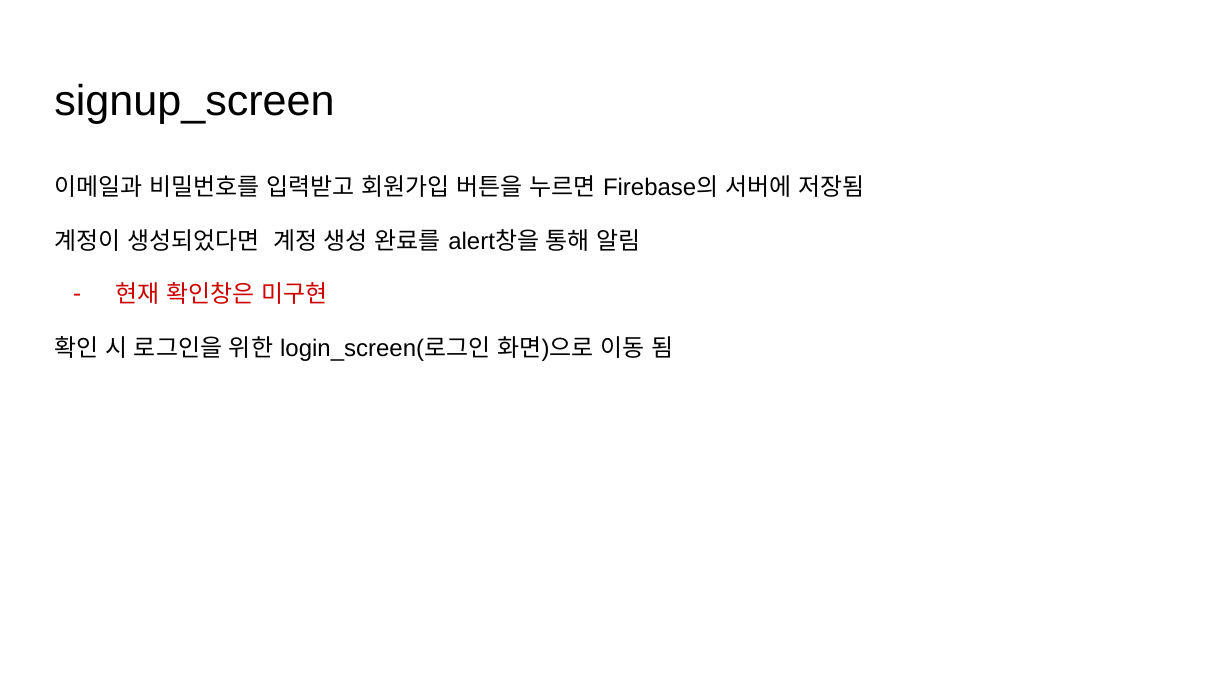
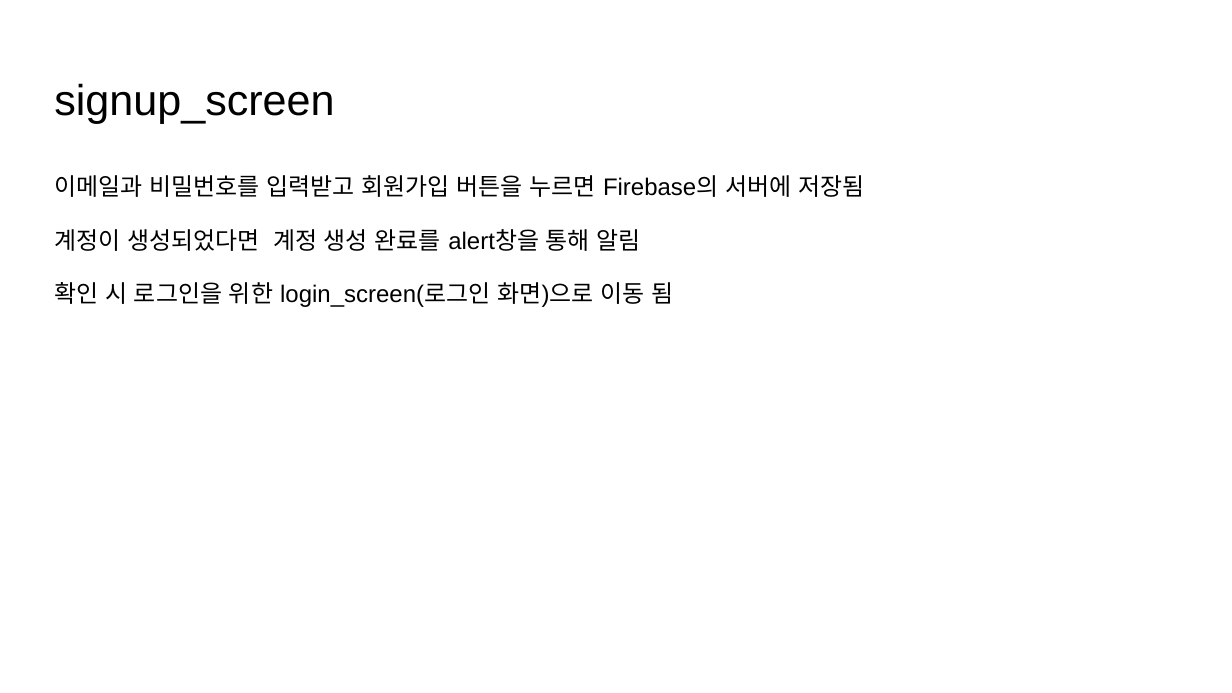
Before and after one commit to yurei55/TIL, a slide deck: slide 9 of K-Taste.pptx. Drawn at 1232x693 pixels with LibreOffice and Linux fonts; fonts in the diff are those of the drawing. Boxes give left, top, right and bottom in pixels: in the first picture for what was removed or moved away, otherwise in the second. Text is boxed around its words. In the diff, an @@ line names an element or a change of style, - is before the commit and + after.

```diff
--- a/K-Taste.pptx
+++ b/K-Taste.pptx
@@ text at (54, 282, 673, 307): less space between paragraphs @@
@@ text at (116, 282, 328, 304): paragraph removed @@
-– 현재 확인창은 미구현
```
Also in this commit, not shown: 9 other slides changed.
